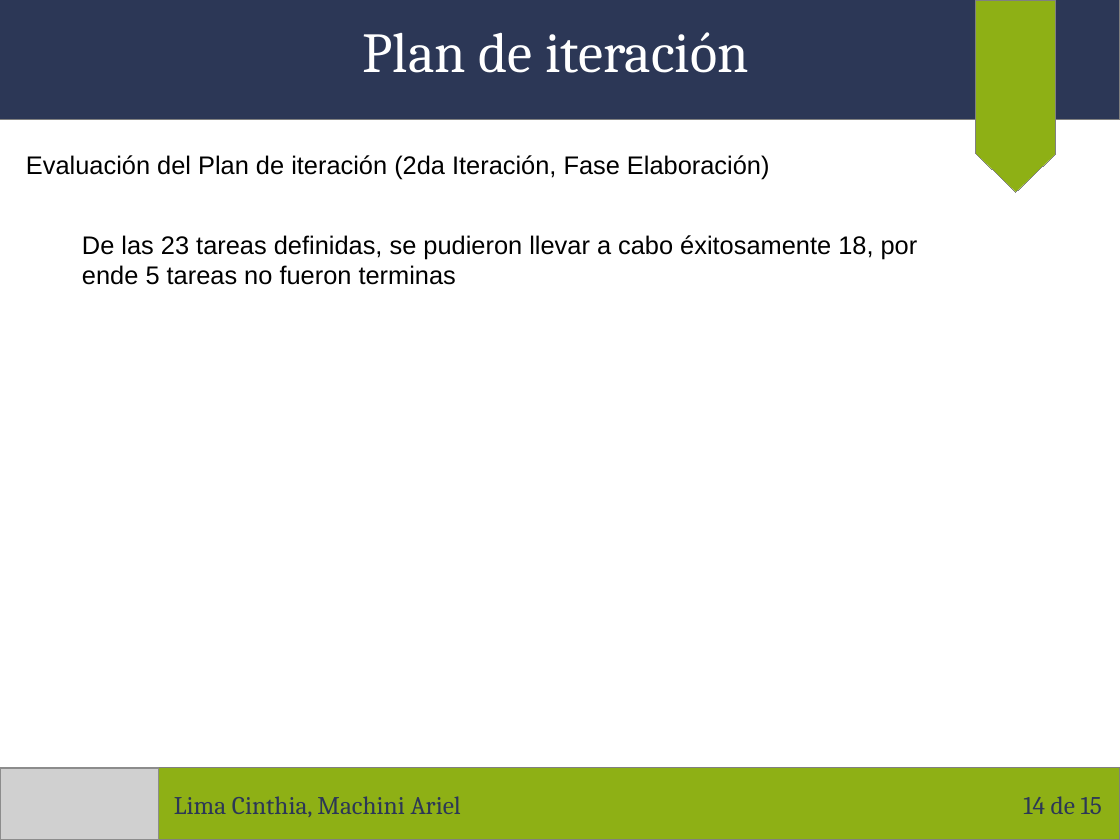
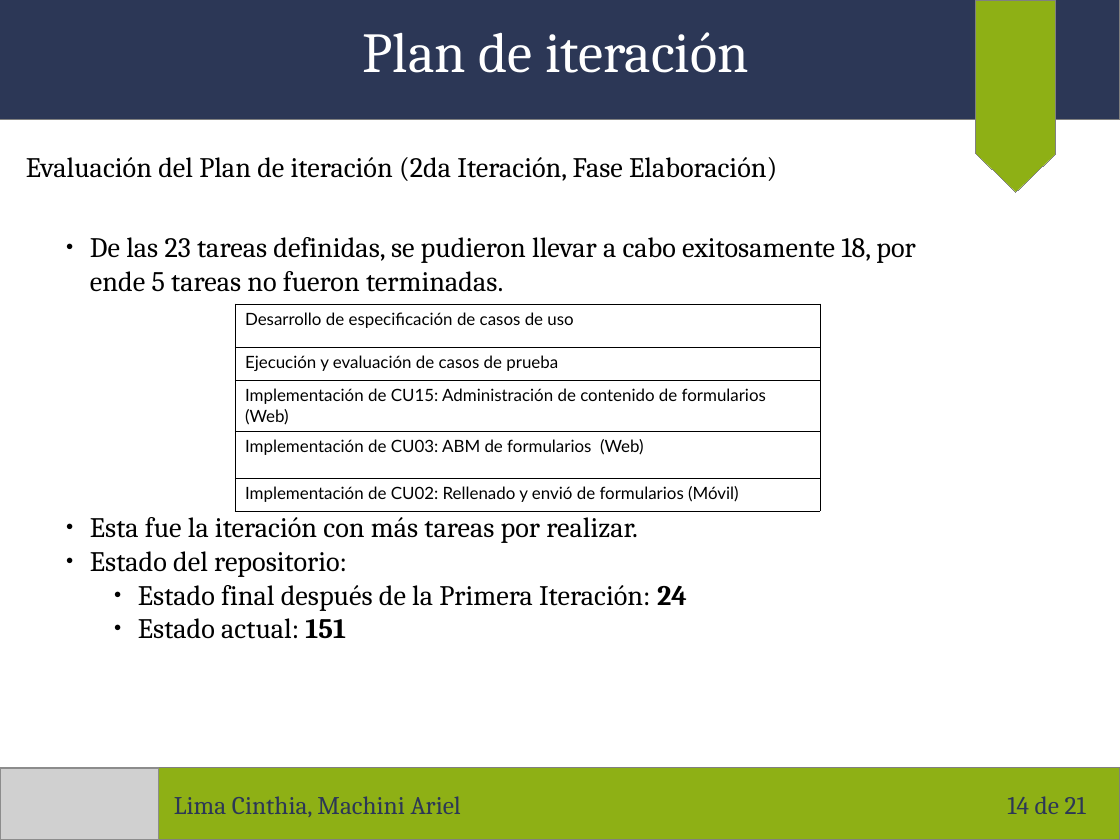
Before and after one commit to arielmachini/Caciar, a slide deck: slide 14 of Presentaciones/Presentación 14-11-2017.odp. Drawn at 1120x840 pixels with LibreOffice and Linux fonts; fonts in the diff are those of the drawing; grey boxes stand for pictures. Boxes give left, top, right and bottom in pixels: in the first picture for what was removed or moved away, otherwise in the second. Text is boxed around its words. In the diff, an @@ line names an element or a change of style, - is before the commit and + after.

Commit message:
Actualización de presentación 14/11/17

```diff
--- a/Presentaciones/Presentación 14-11-2017.odp
+++ b/Presentaciones/Presentación 14-11-2017.odp
@@ text "Evaluación del Plan de iteración ..." at box(26, 157, 777, 181): size 18 to 20 pt, font Arial to Cambria @@
@@ text at box(90, 237, 915, 292): text changed; size 18 to 20 pt; font Arial to Cambria @@
-De las 23 tareas definidas, se pudieron llevar a cabo éxitosamente 18, por ende 5 tareas no fueron terminas
+● De las 23 tareas definidas, se pudieron llevar a cabo exitosamente 18, por ende 5 tareas no fueron terminadas.
@@ table added at box(235, 304, 820, 506), 5 rows, 1 columns @@
+Desarrollo de especificación de casos de uso
+Ejecución y evaluación de casos de prueba
+Implementación de CU15: Administración de contenido de formularios (Web)
+Implementación de CU03: ABM de formularios (Web)
+Implementación de CU02: Rellenado y envió de formularios (Móvil)
@@ text added at box(90, 511, 687, 639), 20 pt, text #000000 @@
+● Esta fue la iteración con más tareas por realizar.
+● Estado del repositorio:
+    ● Estado final después de la Primera Iteración: 24
+    ● Estado actual: 151
@@ page number at box(1007, 796, 1086, 814): text changed @@
-14 de 15
+14 de 21
```
Also in this commit, not shown: 5 other slides changed, 6 slides added.
